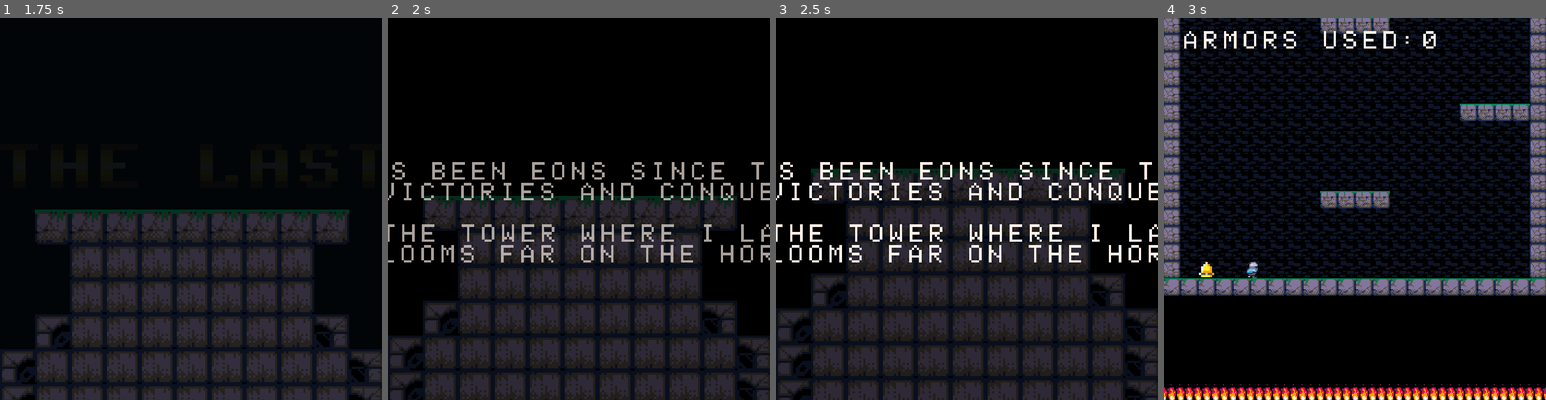
Above: before the commit, frames 1-4 (left to right).
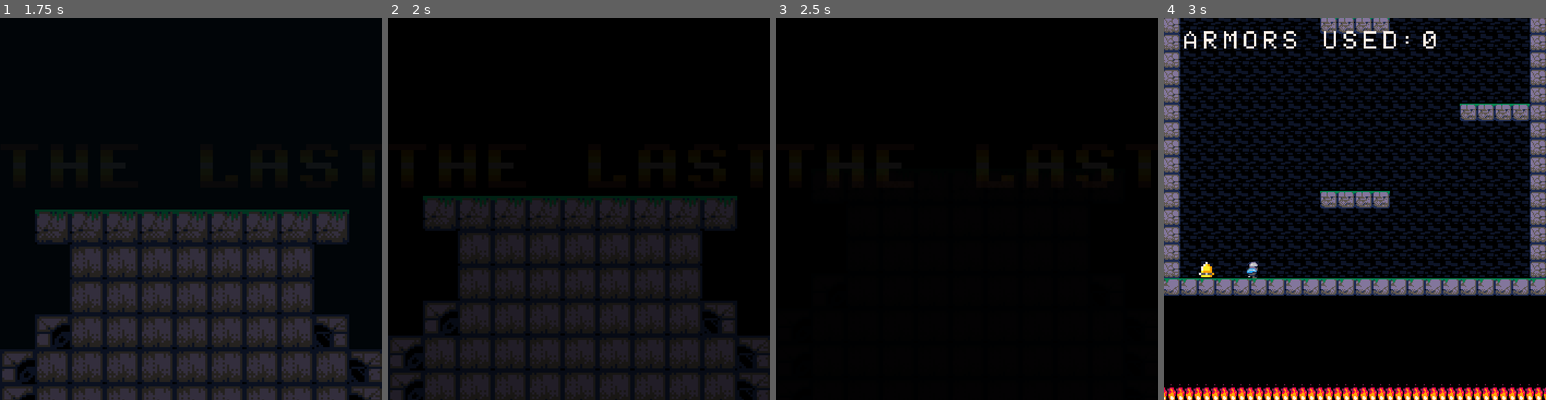
Above: after the commit, the same moments.

Repository: toadkarter/ToyBoxJam2023
Game: Godot game, scene res://Scenes/Game/Main/main.tscn
The game is run twice, just before and just after one commit, with the same random seed, the same clock (stepped at 60 frames per second) and the same inputs.
Inputs:
- Up to frame 1 (1.75 s): hold Right (move_right) from 0.53 s (still down); tap Space (jump) at 0.77, 1.52 s
- Up to frame 2 (2 s): keep holding Right (move_right)
- Up to frame 3 (2.5 s): release Right (move_right) at 2.03 s; hold Left (move_left) from 2.03 s (still down)
- Up to frame 4 (3 s): release Left (move_left) at 2.78 s; hold Right (move_right) from 2.78 s (still down)

Frame 1 is identical in both runs. In frame 2, 4.2% of the frame differs, in the area x 0-100%, y 37-64%; in frame 3, 51%, in the area x 0-100%, y 37-100%; in frame 4, nothing differs.

Commit message:
Adding extra pause after title fades out and before story starts

Diff:
--- a/Scenes/Game/Intro/Intro.gd
+++ b/Scenes/Game/Intro/Intro.gd
@@ -7,6 +7,7 @@
 @export var scroll_speed: float = 50.0
 @export var seconds_for_text_on_screen: float = 5.0
 @export var seconds_between_text: float = 1.0
+@export var seconds_before_showing_text: float = 1.0
 @export_multiline var intro_text: Array[String]
 
 @onready var hud: CanvasLayer = $HUD
@@ -44,7 +45,7 @@
 	scroll_has_started = true
 
 	var title_fade_length: float = hud_animations.get_animation("title_fade").length
-	await get_tree().create_timer(title_fade_length).timeout
+	await get_tree().create_timer(title_fade_length + seconds_before_showing_text).timeout
 
 	title_label.modulate.a = 0
 	subtitle_label.modulate.a = 0
